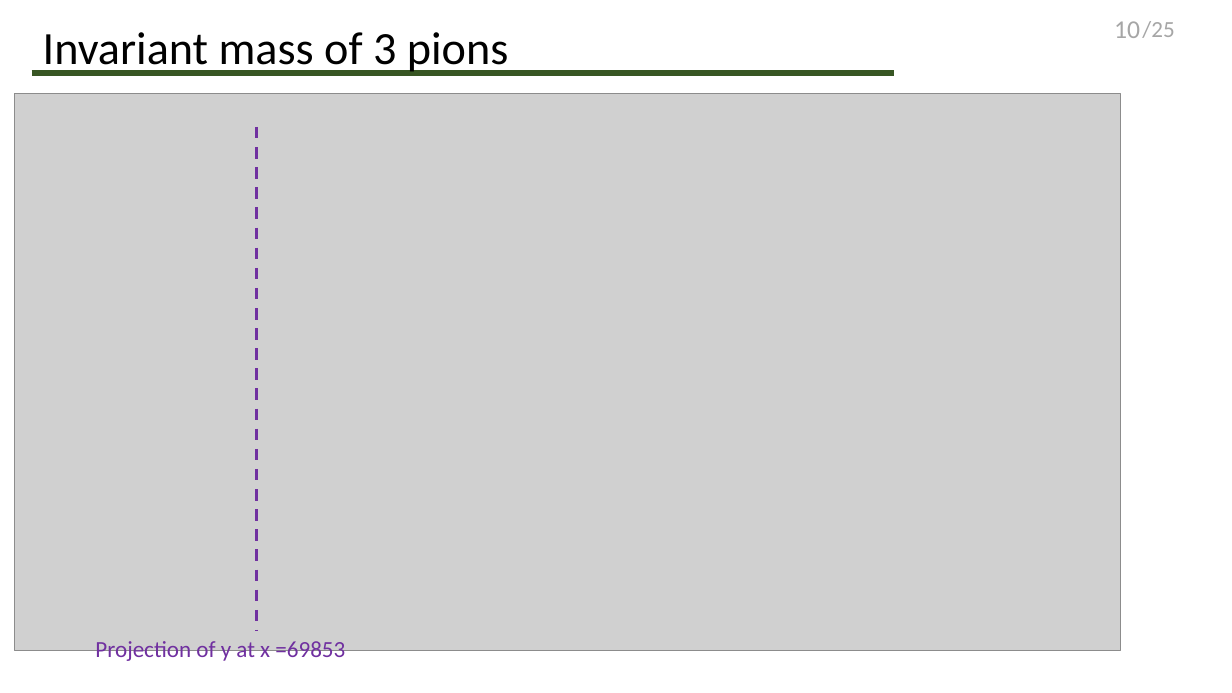
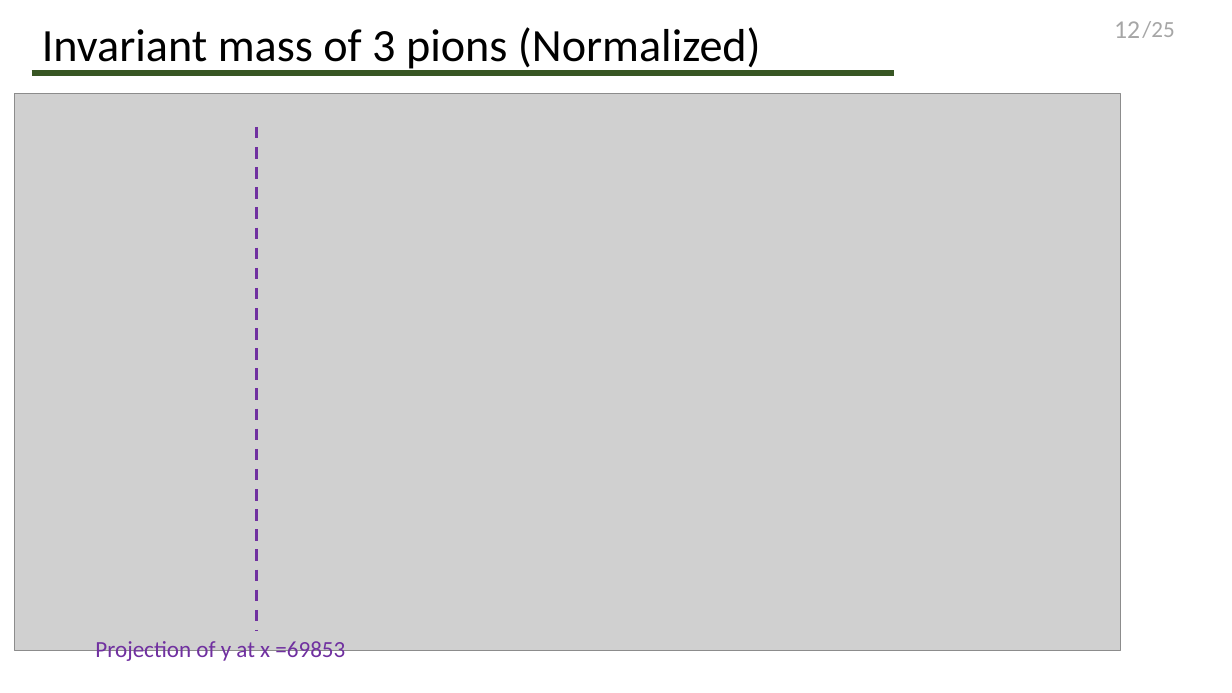
Before and after one commit to Edwin96wang/CompassIntern, a slide deck: slide 12 of presentation/Final pre/talk.pptx (slide 10 before the commit). Drawn at 1232x693 pixels with LibreOffice and Linux fonts; fonts in the diff are those of the drawing; grey boxes stand for pictures. Boxes give left, top, right and bottom in pixels: in the first picture for what was removed or moved away, otherwise in the second. Text is boxed around its words. In the diff, an @@ line names an element or a change of style, - is before the commit and + after.

```diff
--- a/presentation/Final pre/talk.pptx
+++ b/presentation/Final pre/talk.pptx
@@ text at (42,27,761,72): text changed @@
-Invariant mass of 3 pions
+Invariant mass of 3 pions (Normalized)
@@ page number at (1114,21,1140,38): text changed @@
-10
+12
```
Also in this commit, not shown: 13 other slides changed, 9 slides added, 4 slides removed, 10 other files.
